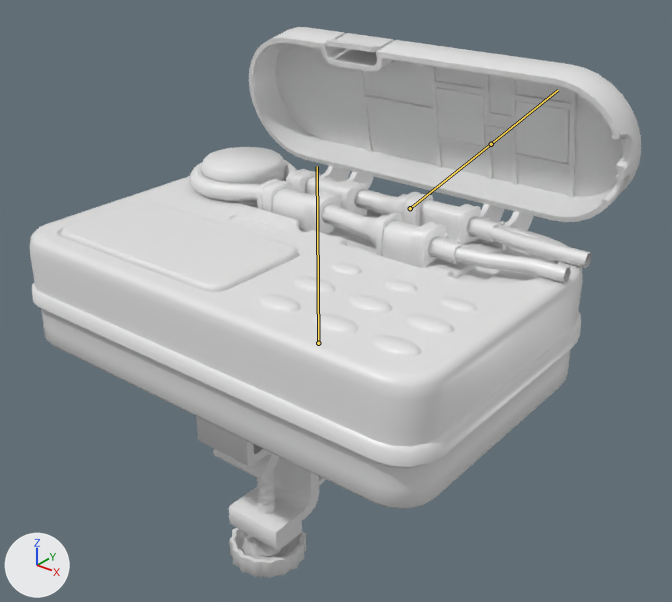
The FBX model care-up/Assets/_Models/GastricFeedingPump.fbx: old version first, new version second.
One viewpoint serves both versions: a camera (50 mm lens) standing at (0.217, -0.26, 0.183) and looking at (0.001, 0.009, 0.016). Lighting does not change. The marker at lower left points along +X, +Y and +Z. Both versions are drawn at frame 119 of the action 'pump_a|_SQ17-21_Pump_L_armsRawAnimation4_FeedingWithPumpSQ17-21.blend'; the numbers are the values there. The bones that bend it are drawn over the model as lines.

The first picture shows 'pump', 'pump_cartrige'.
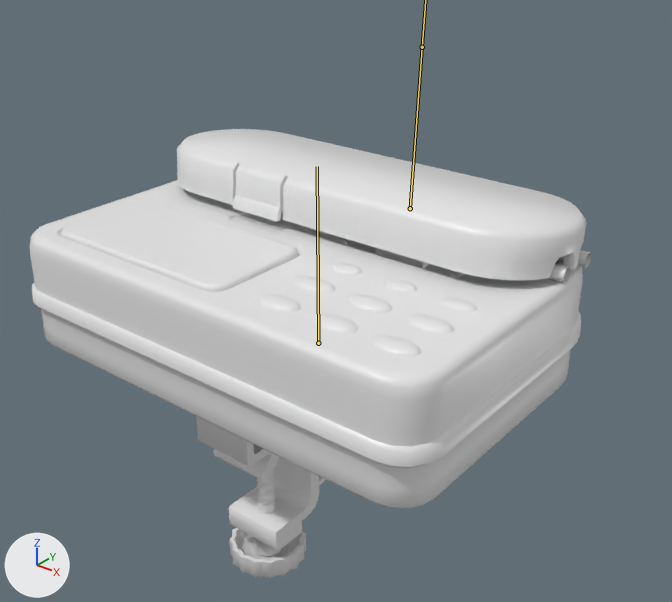
Where the change shows, as pixel boxes [x1, y1, x2, y2] in the pictures (672 x 602 px):
'pump', posed (9% narrower, 18% shorter)
    before: [30, 27, 641, 578]
    after: [30, 129, 586, 578]
'pump_cartrige', unchanged, covered by the edit
    before: [188, 160, 591, 283]
    after: [281, 212, 591, 283]
bone 'cover', root to tip
    before: (410, 208) to (491, 144)
    after: (410, 208) to (422, 47)

The change, as a diff of the scene's bpy script:
```diff
--- a/care-up/Assets/_Models/GastricFeedingPump.fbx.py
+++ b/care-up/Assets/_Models/GastricFeedingPump.fbx.py
@@ bone_cover @@
 bone_cover = bpy.data.objects['pump_a'].pose.bones['cover']  # child of 'main'
-bone_cover.rotation_quaternion = (0.774, -0.633, 0.0, 0.0)  # degrees (-79, 0, 0)
+bone_cover.rotation_quaternion = (0.999, -0.032, 0.0, 0.0)  # degrees (-4, 0, 0)
```
